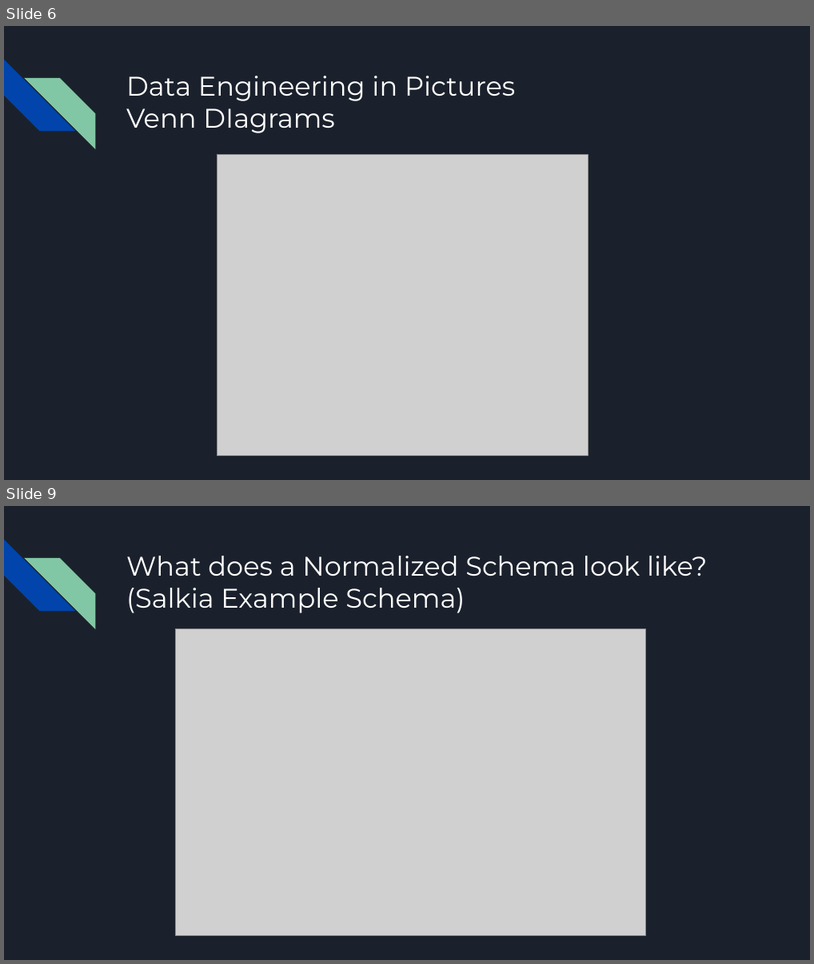
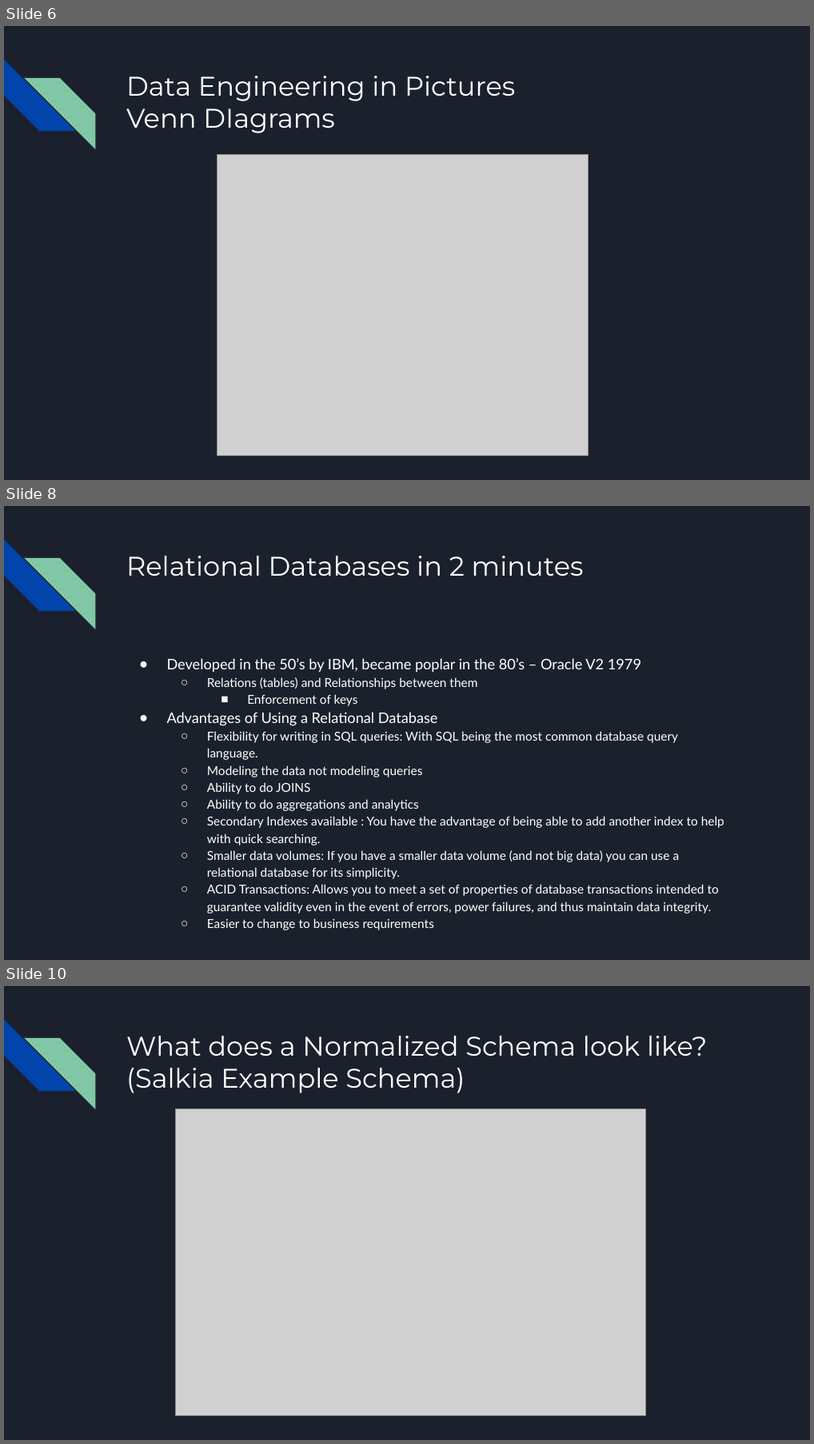
Before and after one commit to JayMadison/Data_Engineering_Notes, a slide deck: SlideDecks/Data Engineering Episode 1.pptx. Shown one above the other, each under a label of ours: slides 6 and 9 before the commit, slides 6, 8 and 10 after it; the slides between them are not shown. The pictures are 814x964 and 814x1444 pixels, drawn with LibreOffice and Linux fonts; fonts in the diff are those of the drawing; grey boxes stand for pictures. Boxes give left, top, right and bottom in pixels: in the first picture for what was removed or moved away, otherwise in the second. Text is boxed around its words. In the diff, an @@ line names an element or a change of style, - is before the commit and + after.

```diff
--- a/SlideDecks/Data Engineering Episode 1.pptx
+++ b/SlideDecks/Data Engineering Episode 1.pptx
@@ slide 8 added at (4,506,810,960), background #1B212C; not listed: 2 template elements that a slide beside it also shows @@
@@ title added at (126,556,584,576), 24 pt, text #FFFFFF @@
+Relational Databases in 2 minutes
@@ text added at (167,658,725,930), 11 pt, text #FFFFFF @@
+● Developed in the 50’s by IBM, became poplar in the 80’s – Oracle V2 1979
+  ○ Relations (tables) and Relationships between them
+    ■ Enforcement of keys
+● Advantages of Using a Relational Database
+  ○ Flexibility for writing in SQL queries: With SQL being the most common database query language.
+  ○ Modeling the data not modeling queries
+  ○ Ability to do JOINS
+  ○ Ability to do aggregations and analytics
+  ○ Secondary Indexes available : You have the advantage of being able to add another index to help with quick searching.
+  ○ Smaller data volumes: If you have a smaller data volume (and not big data) you can use a relational database for its simplicity.
+  ○ ACID Transactions: Allows you to meet a set of properties of database transactions intended to guarantee validity even in the event of errors, power failures, and thus maintain data integrity.
+  ○ Easier to change to business requirements
@@ what was slide 9 is now slide 10 @@
```
Also in this commit, not shown: 1 slide changed, 2 other slides added.
